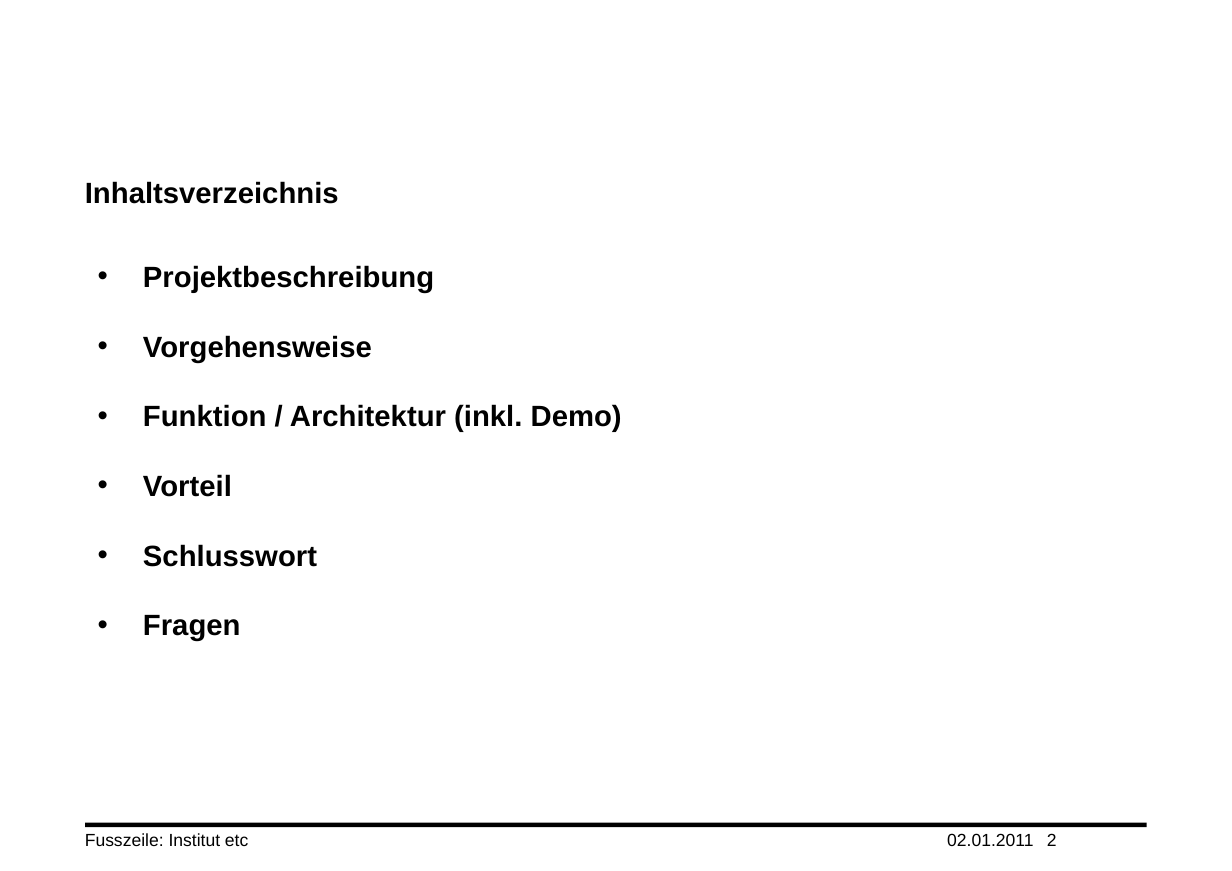
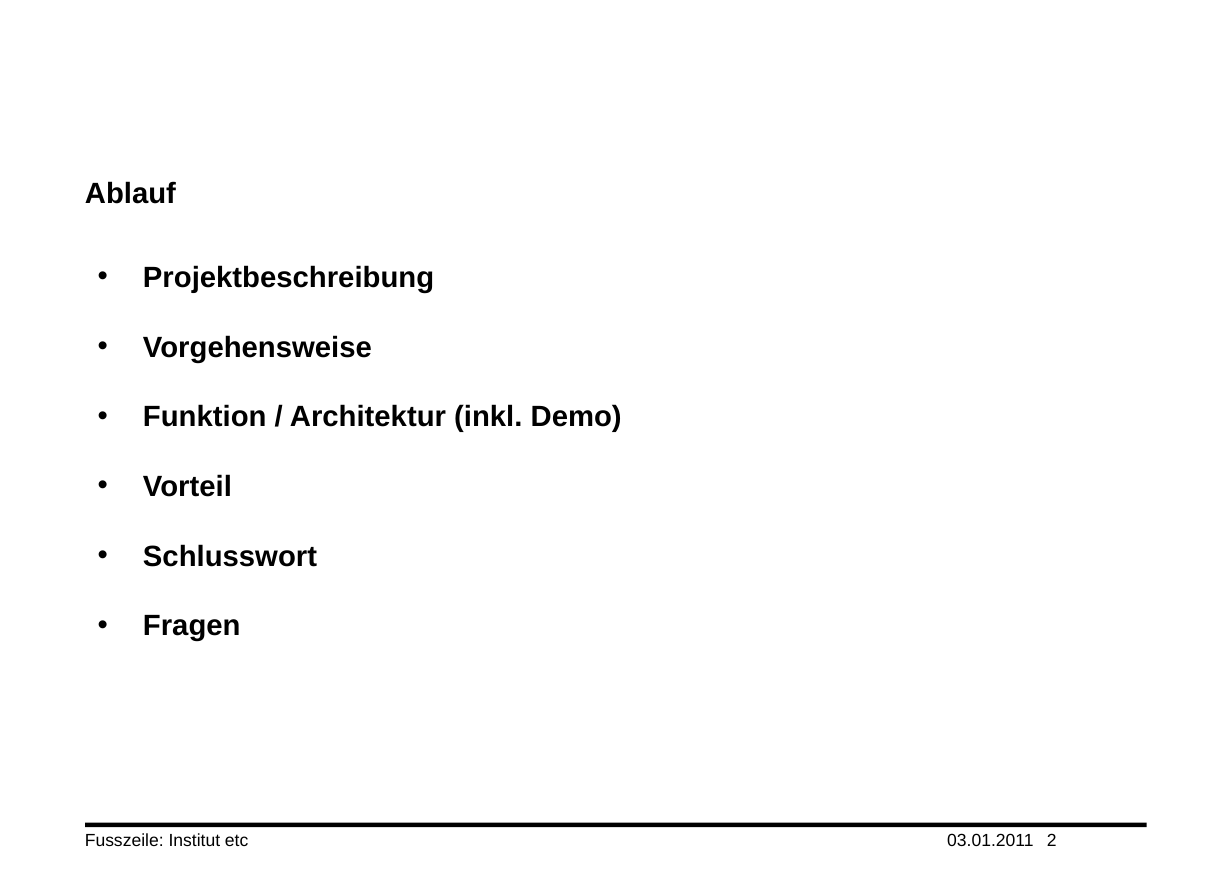
Before and after one commit to yuai/newtonscheaxiom, a slide deck: slide 2 of wiki/truong_xander.pptx. Drawn at 1232x871 pixels with LibreOffice and Linux fonts; fonts in the diff are those of the drawing; background and template pictures are left out. Boxes give left, top, right and bottom in pixels: in the first picture for what was removed or moved away, otherwise in the second. Text is boxed around its words. In the diff, an @@ line names an element or a change of style, - is before the commit and + after.

```diff
--- a/wiki/truong_xander.pptx
+++ b/wiki/truong_xander.pptx
@@ title at bbox=[85, 181, 176, 204]: text changed @@
-Inhaltsverzeichnis
+Ablauf
@@ text at bbox=[947, 833, 1033, 846]: text changed @@
-02.01.2011
+03.01.2011
```
Also in this commit, not shown: 10 other slides changed.
